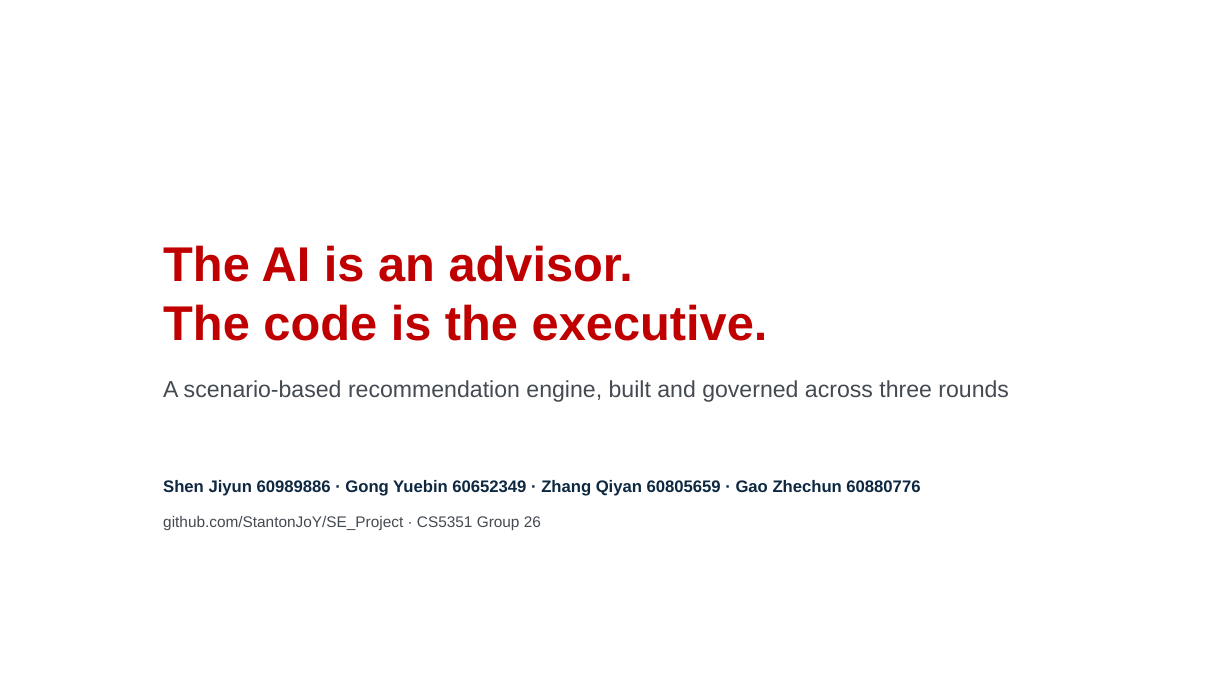
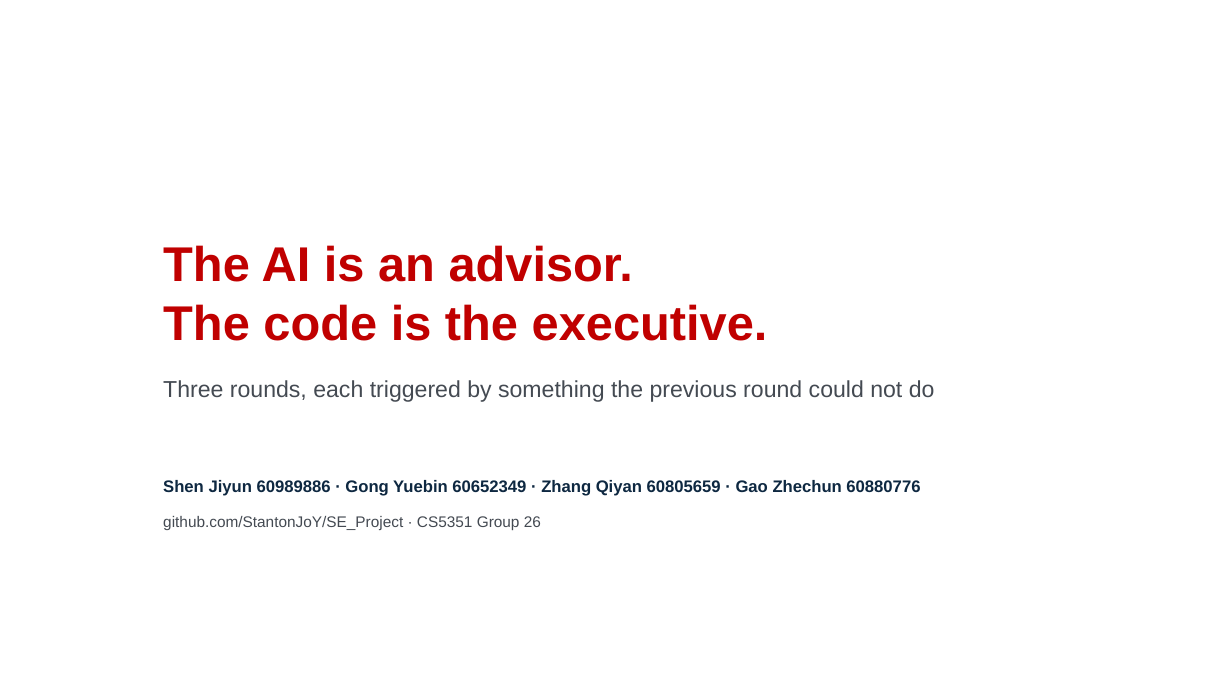
Before and after one commit to StantonJoY/SE_Project, a slide deck: slide 1 of docs/presentation/CS5351_Group26_Presentation.pptx. Drawn at 1232x693 pixels with LibreOffice and Linux fonts; fonts in the diff are those of the drawing; background and template pictures are left out. Boxes give left, top, right and bottom in pixels: in the first picture for what was removed or moved away, otherwise in the second. Text is boxed around its words. In the diff, an @@ line names an element or a change of style, - is before the commit and + after.

```diff
--- a/docs/presentation/CS5351_Group26_Presentation.pptx
+++ b/docs/presentation/CS5351_Group26_Presentation.pptx
@@ subtitle at box(163, 380, 935, 402): text changed @@
-A scenario-based recommendation engine, built and governed across three rounds
+Three rounds, each triggered by something the previous round could not do
```
Also in this commit, not shown: 12 other slides changed, 4 slides added, 2 slides removed, 2 other files.
